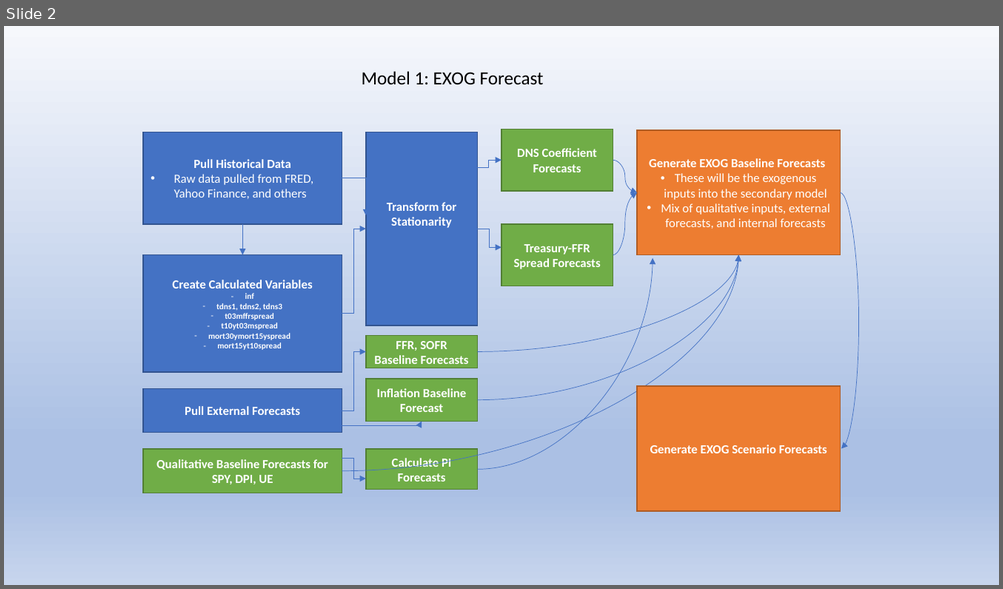
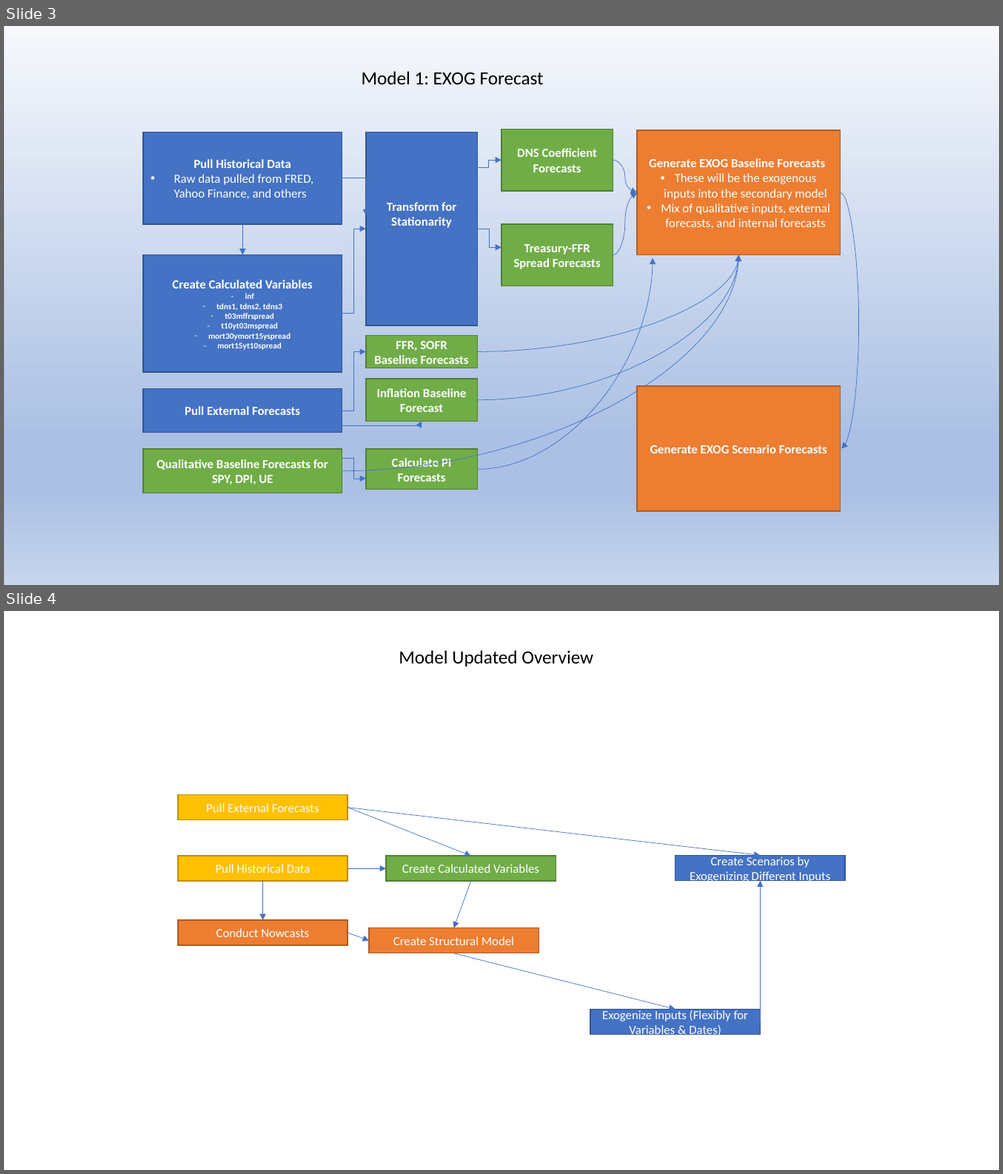
Before and after one commit to bongohead/econforecasting-r, a slide deck: documentation-templates/model-flow.pptx. Shown one above the other, each under a label of ours: slide 2 before the commit, slides 3 and 4 after it. The pictures are 1003x589 and 1003x1174 pixels, drawn with LibreOffice and Linux fonts; fonts in the diff are those of the drawing. Boxes give left, top, right and bottom in pixels: in the first picture for what was removed or moved away, otherwise in the second. Text is boxed around its words. In the diff, an @@ line names an element or a change of style, - is before the commit and + after.

```diff
--- a/documentation-templates/model-flow.pptx
+++ b/documentation-templates/model-flow.pptx
@@ slide 4 added at bbox=[4, 611, 999, 1170], background #FFFFFF @@
@@ text added at bbox=[398, 650, 593, 667], 18 pt, text #000000 @@
+Model Updated Overview
@@ rectangle added at bbox=[178, 795, 348, 820], fill #FFC000, outline #BD8E00 1 pt, 12 pt, text #FFFFFF @@
+Pull External Forecasts
@@ arrow added from (348, 808) to (471, 856), #4472C4 0.5 pt @@
@@ arrow added from (348, 808) to (760, 856), #4472C4 0.5 pt @@
@@ rectangle added at bbox=[178, 856, 348, 881], fill #FFC000, outline #BD8E00 1 pt, 12 pt, text #FFFFFF @@
+Pull Historical Data
@@ arrow added from (348, 869) to (386, 869), #4472C4 0.5 pt @@
@@ rectangle added at bbox=[386, 856, 556, 881], fill #70AD47, outline #538035 1 pt, 12 pt, text #FFFFFF @@
+Create Calculated Variables
@@ rectangle added at bbox=[675, 856, 845, 881], fill #4472C4, outline #325491 1 pt, 12 pt, text #FFFFFF @@
+Create Scenarios by Exogenizing Different Inputs
@@ arrow added from (263, 881) to (263, 920), #4472C4 0.5 pt @@
@@ arrow added from (471, 881) to (454, 928), #4472C4 0.5 pt @@
@@ arrow added from (760, 1022) to (760, 881), #4472C4 0.5 pt @@
@@ rectangle added at bbox=[178, 920, 348, 946], fill #ED7D31, outline #AF5C24 1 pt, 12 pt, text #FFFFFF @@
+Conduct Nowcasts
@@ arrow added from (348, 934) to (369, 941), #4472C4 0.5 pt @@
@@ rectangle added at bbox=[369, 928, 539, 954], fill #ED7D31, outline #AF5C24 1 pt, 12 pt, text #FFFFFF @@
+Create Structural Model
@@ arrow added from (454, 954) to (675, 1009), #4472C4 0.5 pt @@
@@ rectangle added at bbox=[590, 1009, 760, 1035], fill #4472C4, outline #325491 1 pt, 12 pt, text #FFFFFF @@
+Exogenize Inputs (Flexibly for Variables & Dates)
@@ what was slide 2 is now slide 3 @@
```
Also in this commit, not shown: 1 other slide added, 1 slide removed, 13 other files.
